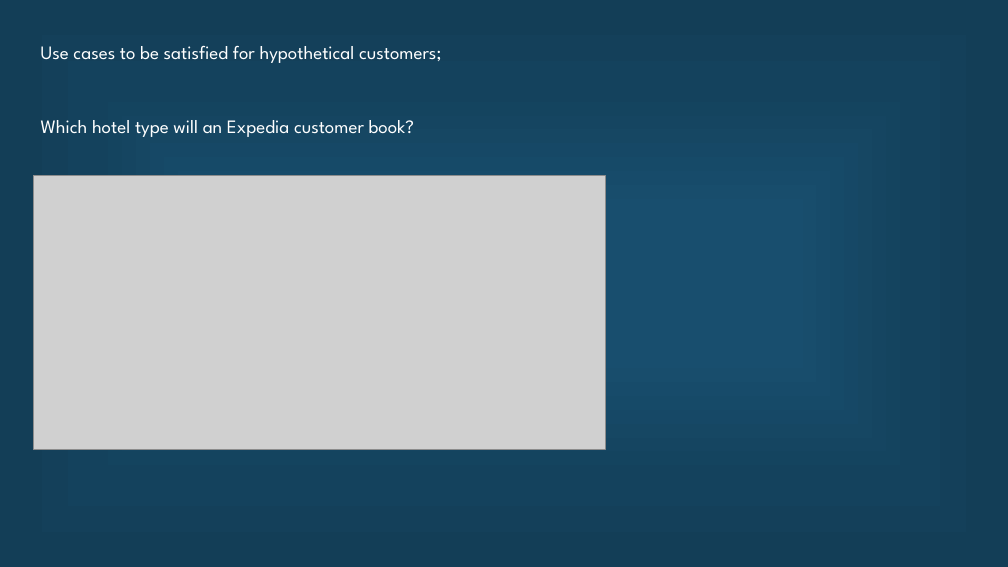
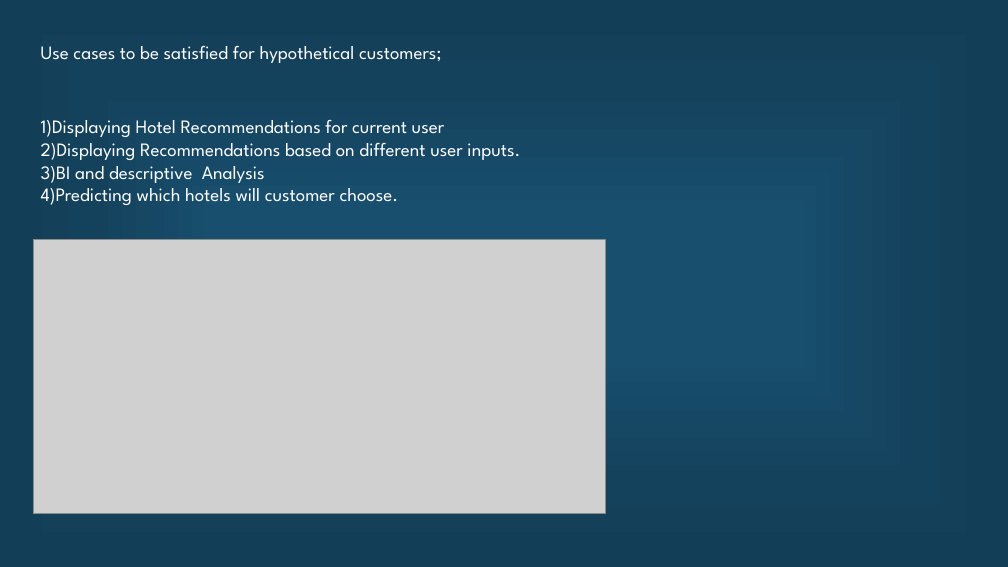
Before and after one commit to Ruchi2729/Scala-Final-Project, a slide deck: slide 2 of Final pre.pptx. Drawn at 1008x567 pixels with LibreOffice and Linux fonts; fonts in the diff are those of the drawing; grey boxes stand for pictures. Boxes give left, top, right and bottom in pixels: in the first picture for what was removed or moved away, otherwise in the second. Text is boxed around its words. In the diff, an @@ line names an element or a change of style, - is before the commit and + after.

```diff
--- a/Final pre.pptx
+++ b/Final pre.pptx
@@ text at (41, 120, 520, 205): text changed @@
-Which hotel type will an Expedia customer book?
+1)Displaying Hotel Recommendations for current user
+2)Displaying Recommendations based on different user inputs.
+3)BI and descriptive Analysis
+4)Predicting which hotels will customer choose.
@@ picture: place and size @@
-picture at (33, 175, 606, 450)
+picture at (33, 240, 606, 514)
```
Also in this commit, not shown: 1 other slide changed, 1 other file.
